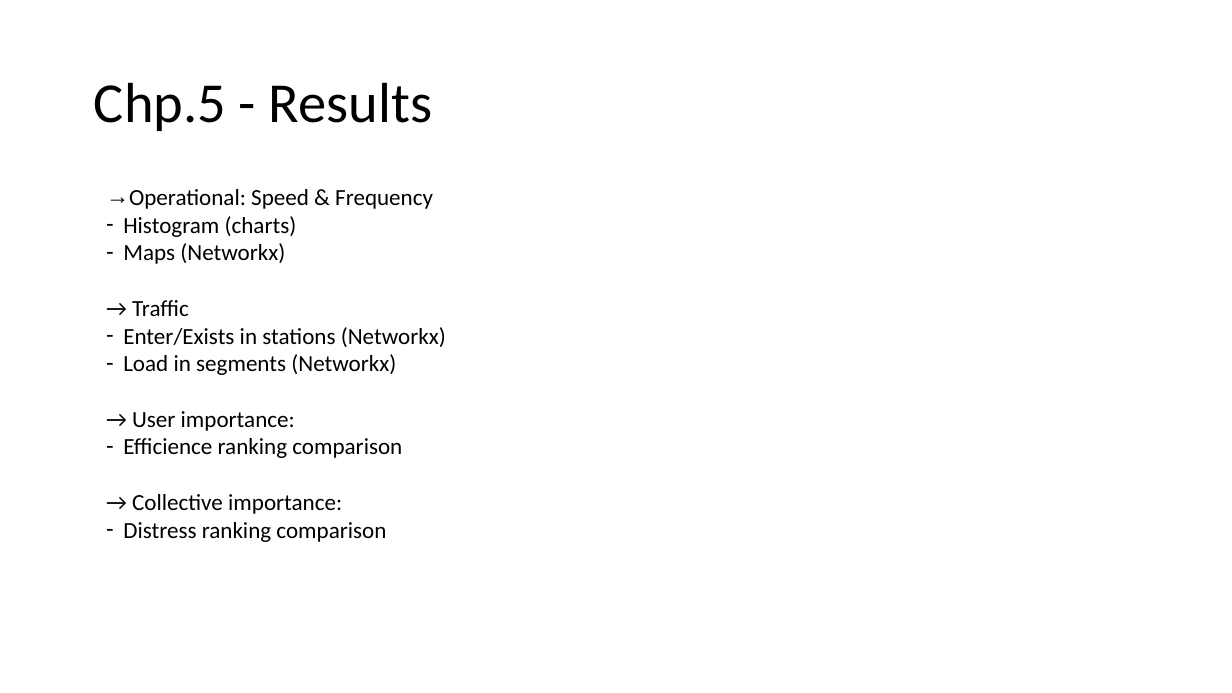
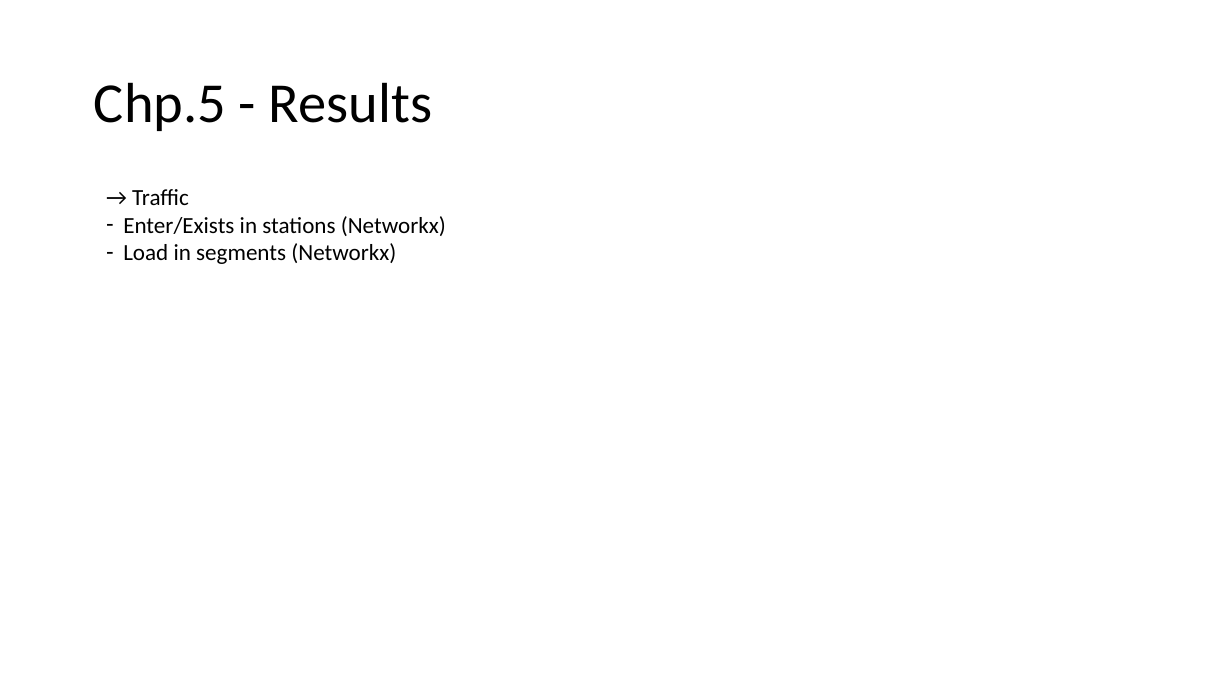
Before and after one commit to Breno-st/big-cities-transport, a slide deck: slide 22 of 11.Presenttaions/big-cities-transport.pptx (slide 21 before the commit). Drawn at 1232x693 pixels with LibreOffice and Linux fonts; fonts in the diff are those of the drawing. Boxes give left, top, right and bottom in pixels: in the first picture for what was removed or moved away, otherwise in the second. Text is boxed around its words. In the diff, an @@ line names an element or a change of style, - is before the commit and + after.

```diff
--- a/11.Presenttaions/big-cities-transport.pptx
+++ b/11.Presenttaions/big-cities-transport.pptx
@@ text at (123,189,433,264): paragraphs removed @@
-→ Operational: Speed & Frequency
-– Histogram (charts)
-– Maps (Networkx)
@@ text at (123,411,402,542): paragraphs removed @@
-→ User importance:
-– Efficience ranking comparison
-→ Collective importance:
-– Distress ranking comparison
```
Also in this commit, not shown: 4 slides added, 37 other files.
